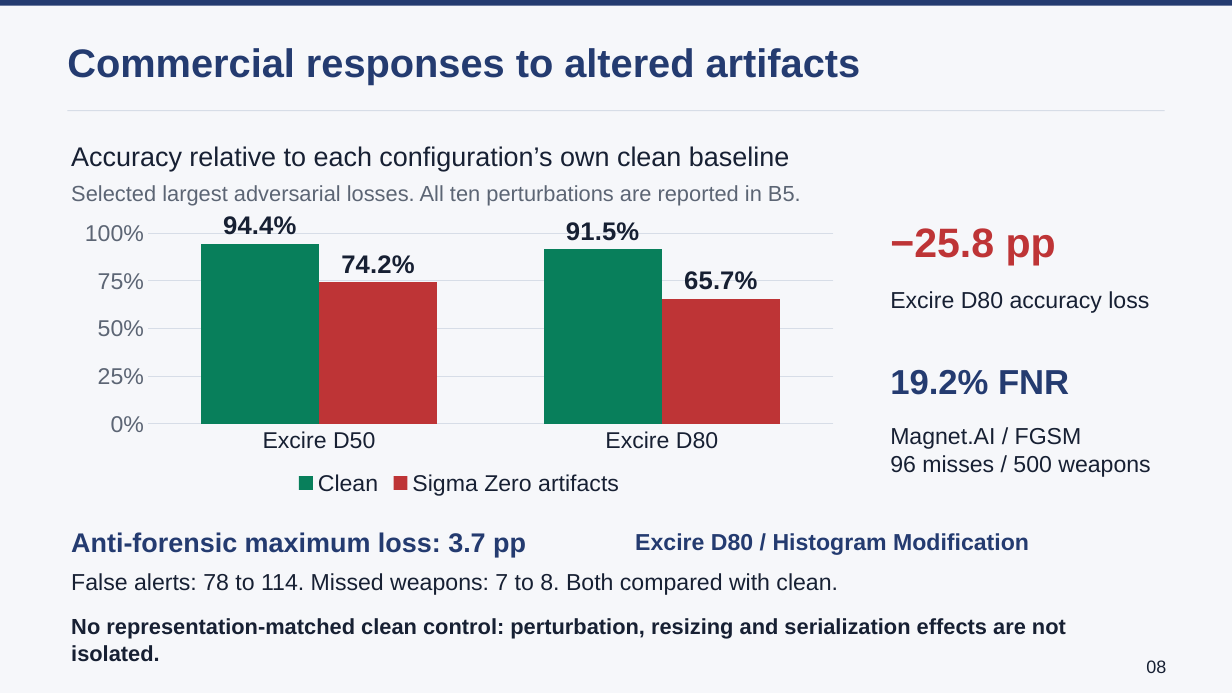
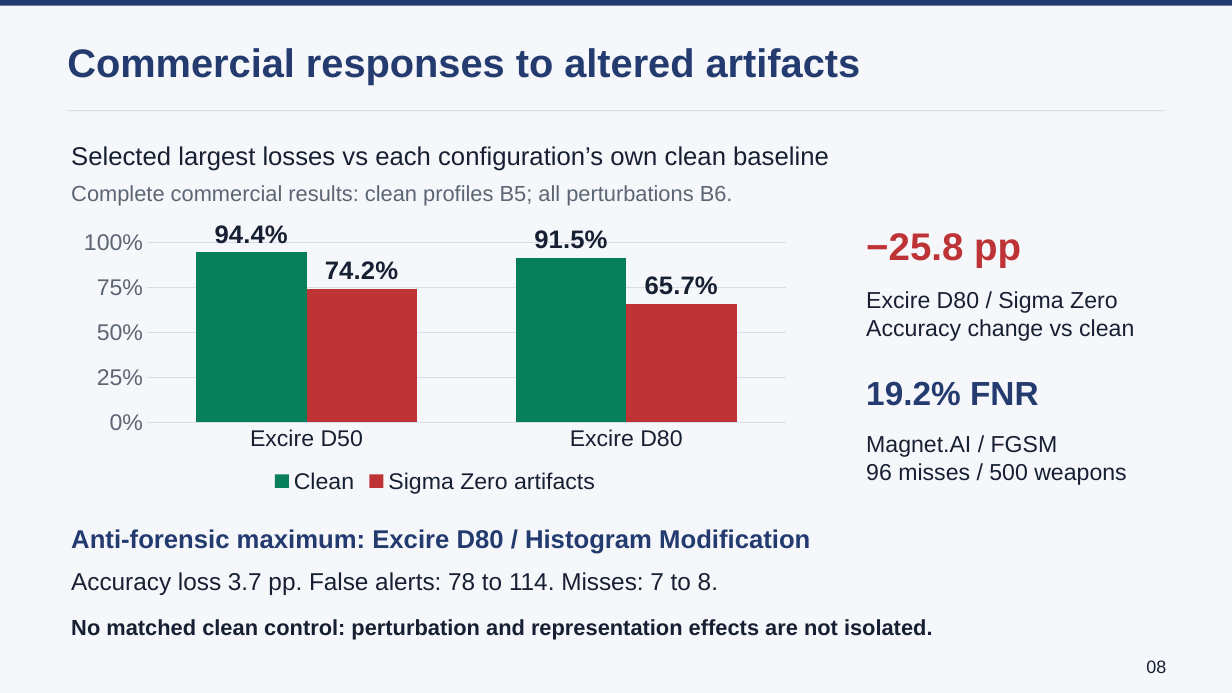
Before and after one commit to lmolinario/Molinario_Thesis_Defense_2026, a slide deck: slide 8 of Molinario_Thesis_Defense_2026.pptx. Drawn at 1232x693 pixels with LibreOffice and Linux fonts; fonts in the diff are those of the drawing. Boxes give left, top, right and bottom in pixels: in the first picture for what was removed or moved away, otherwise in the second. Text is boxed around its words. In the diff, an @@ line names an element or a change of style, - is before the commit and + after.

```diff
--- a/Molinario_Thesis_Defense_2026.pptx
+++ b/Molinario_Thesis_Defense_2026.pptx
@@ text at <box>71,146,829,171</box>: text changed; size 21 to 20 pt @@
-Accuracy relative to each configuration’s own clean baseline
+Selected largest losses vs each configuration’s own clean baseline
@@ text at <box>71,185,733,206</box>: text changed @@
-Selected largest adversarial losses. All ten perturbations are reported in B5.
+Complete commercial results: clean profiles B5; all perturbations B6.
@@ column chart: place and size @@
-column chart at <box>69,212,849,500</box>
+column chart at <box>69,221,801,499</box>
@@ text "−25.8 pp": place and size @@
-text "−25.8 pp" at <box>890,228,1056,265</box>
+text "−25.8 pp" at <box>866,233,1021,268</box>
@@ text "−25.8 pp" at <box>866,233,1021,268</box>: size 32 to 30 pt @@
@@ text at <box>866,291,1134,341</box>: text changed @@
-Excire D80 accuracy loss
+Excire D80 / Sigma Zero
+Accuracy change vs clean
@@ text "19.2% FNR": place and size @@
-text "19.2% FNR" at <box>890,370,1069,395</box>
+text "19.2% FNR" at <box>866,381,1039,406</box>
@@ text "19.2% FNR" at <box>866,381,1039,406</box>: size 27 to 26 pt @@
@@ text "Magnet.AI / FGSM": place and size @@
-text "Magnet.AI / FGSM" at <box>890,428,1150,477</box>
+text "Magnet.AI / FGSM" at <box>866,436,1126,485</box>
@@ text at <box>71,529,810,554</box>: text changed; size 21 to 20 pt @@
-Anti-forensic maximum loss: 3.7 pp
+Anti-forensic maximum: Excire D80 / Histogram Modification
@@ text removed at <box>635,533,1029,555</box> @@
-Excire D80 / Histogram Modification
@@ text at <box>71,572,718,595</box>: text changed; size 18 to 19 pt @@
-False alerts: 78 to 114. Missed weapons: 7 to 8. Both compared with clean.
+Accuracy loss 3.7 pp. False alerts: 78 to 114. Misses: 7 to 8.
@@ text at <box>71,619,933,640</box>: text changed @@
-No representation-matched clean control: perturbation, resizing and serialization effects are not isolated.
+No matched clean control: perturbation and representation effects are not isolated.
```
Also in this commit, not shown: 4 other slides changed, 1 slide added, 2 other files.
